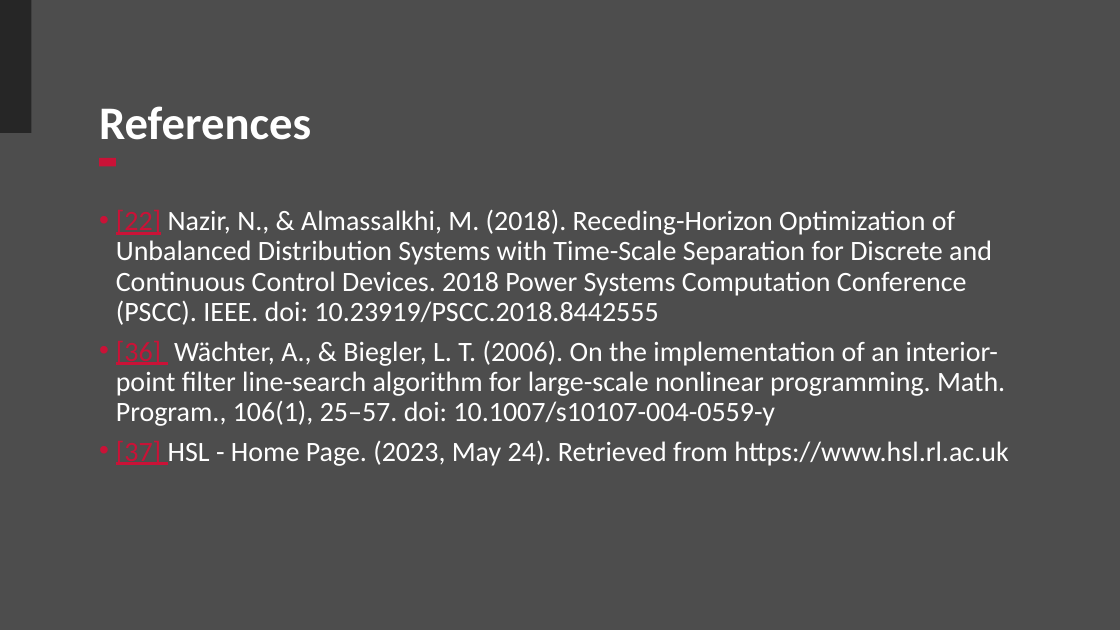
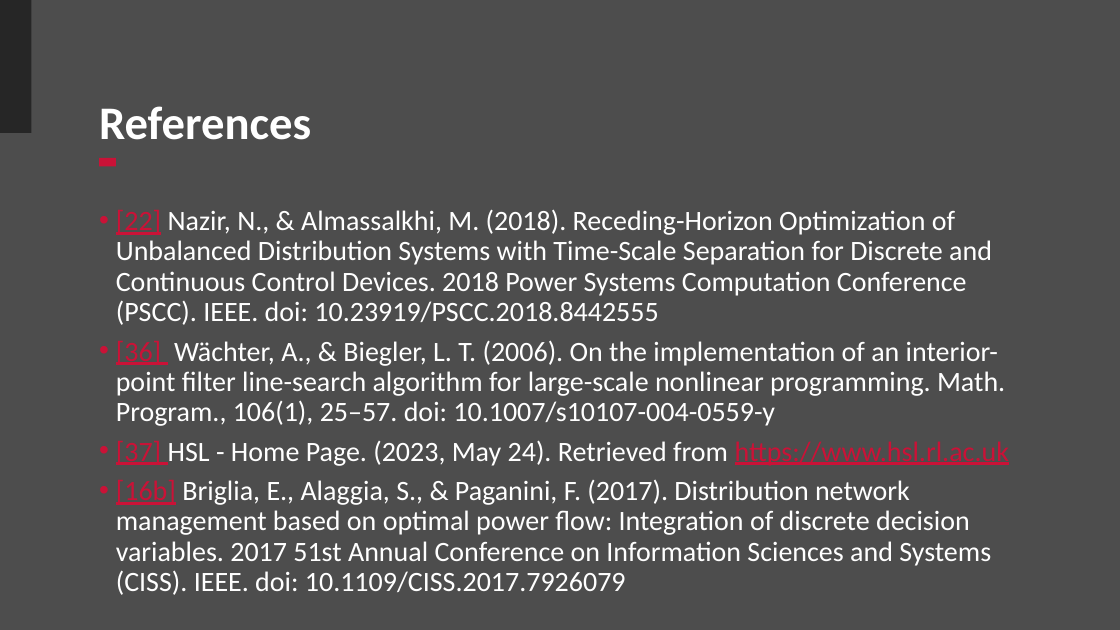
Before and after one commit to Realife-Brahmin/OriginalDocsHub, a slide deck: slide 21 of research_showcase/multiPeriodOptimization_aryan_ritwajeet_jha.pptx (slide 17 before the commit). Drawn at 1120x630 pixels with LibreOffice and Linux fonts; fonts in the diff are those of the drawing; background and template pictures are left out. Boxes give left, top, right and bottom in pixels: in the first picture for what was removed or moved away, otherwise in the second. Text is boxed around its words. In the diff, an @@ line names an element or a change of style, - is before the commit and + after.

```diff
--- a/research_showcase/multiPeriodOptimization_aryan_ritwajeet_jha.pptx
+++ b/research_showcase/multiPeriodOptimization_aryan_ritwajeet_jha.pptx
@@ text at box(116, 440, 1009, 466): text colour #FFFFFF to #CA1237, underline on in "https://www.hsl.rl.ac.uk" @@
@@ text at box(116, 480, 991, 595): paragraph added @@
+• [16b] Briglia, E., Alaggia, S., & Paganini, F. (2017). Distribution network management based on optimal power flow: Integration of discrete decision variables. 2017 51st Annual Conference on Information Sciences and Systems (CISS). IEEE. doi: 10.1109/CISS.2017.7926079
```
Also in this commit, not shown: 5 slides added.
